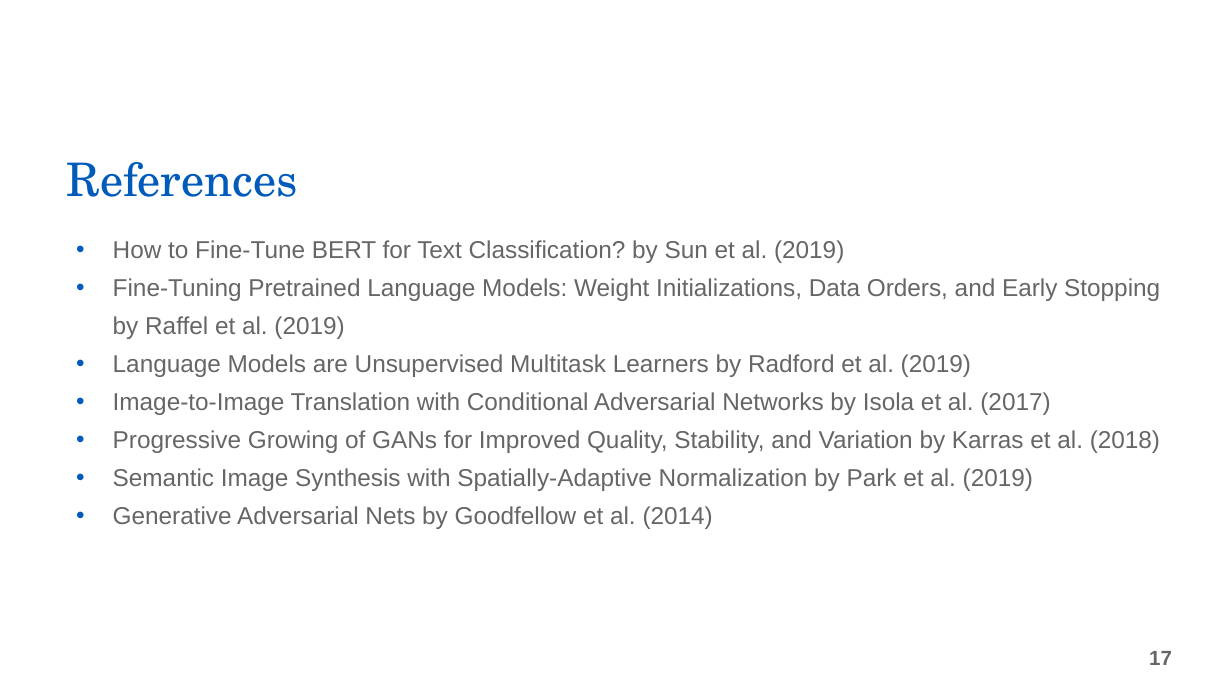
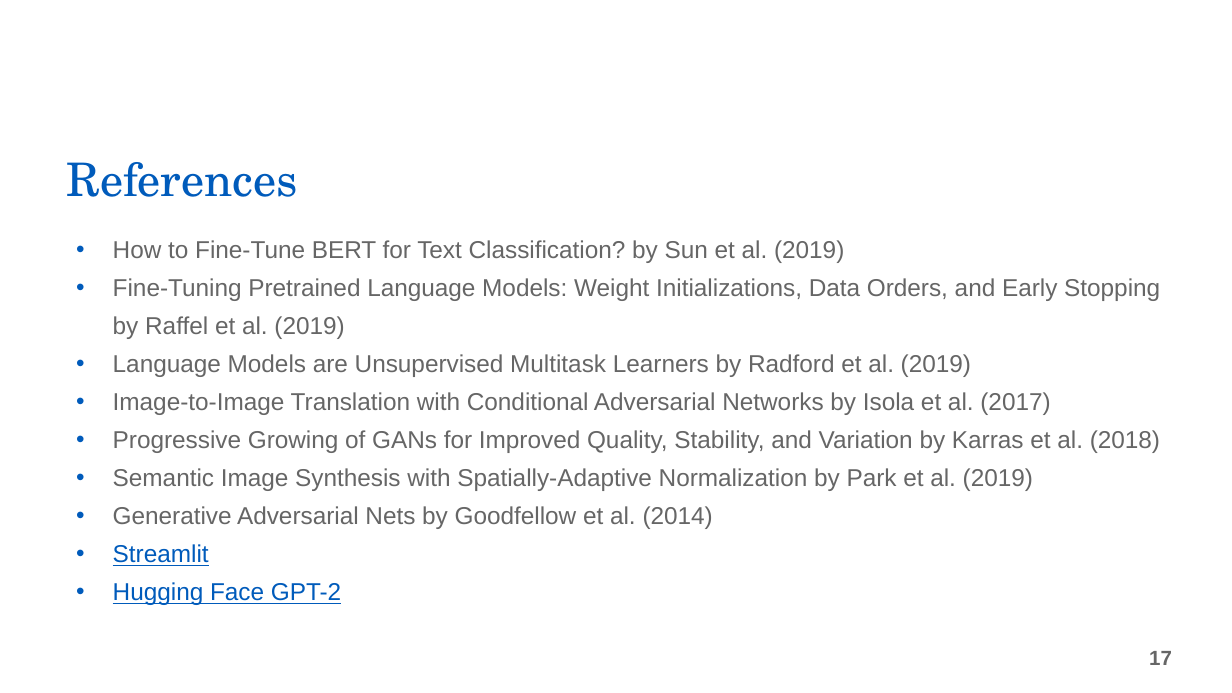
Before and after one commit to UBCSE-ngupta22/CSE676_Project, a slide deck: slide 17 of ngupta22_kchavan_vveerara_final_project/ngupta22_kchavan_vveerara_presentation.pptx. Drawn at 1232x693 pixels with LibreOffice and Linux fonts; fonts in the diff are those of the drawing; background and template pictures are left out. Boxes give left, top, right and bottom in pixels: in the first picture for what was removed or moved away, otherwise in the second. Text is boxed around its words. In the diff, an @@ line names an element or a change of style, - is before the commit and + after.

Commit message:
Add Streamlit app

```diff
--- a/ngupta22_kchavan_vveerara_final_project/ngupta22_kchavan_vveerara_presentation.pptx
+++ b/ngupta22_kchavan_vveerara_final_project/ngupta22_kchavan_vveerara_presentation.pptx
@@ text at <box>113,544,341,605</box>: paragraphs added @@
+• Streamlit
+• Hugging Face GPT-2
```
